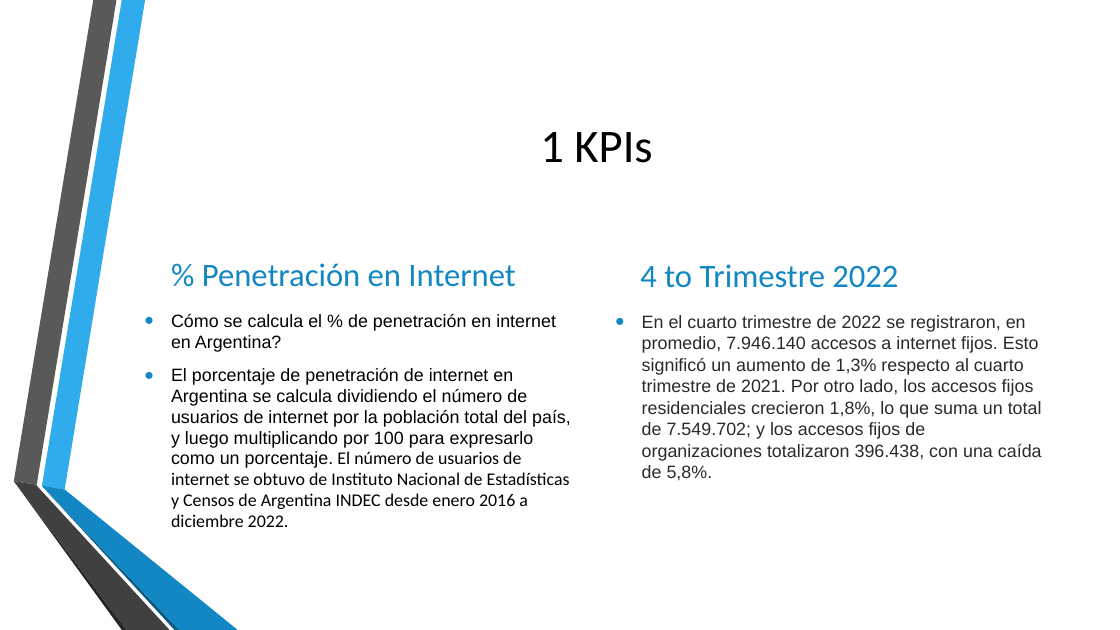
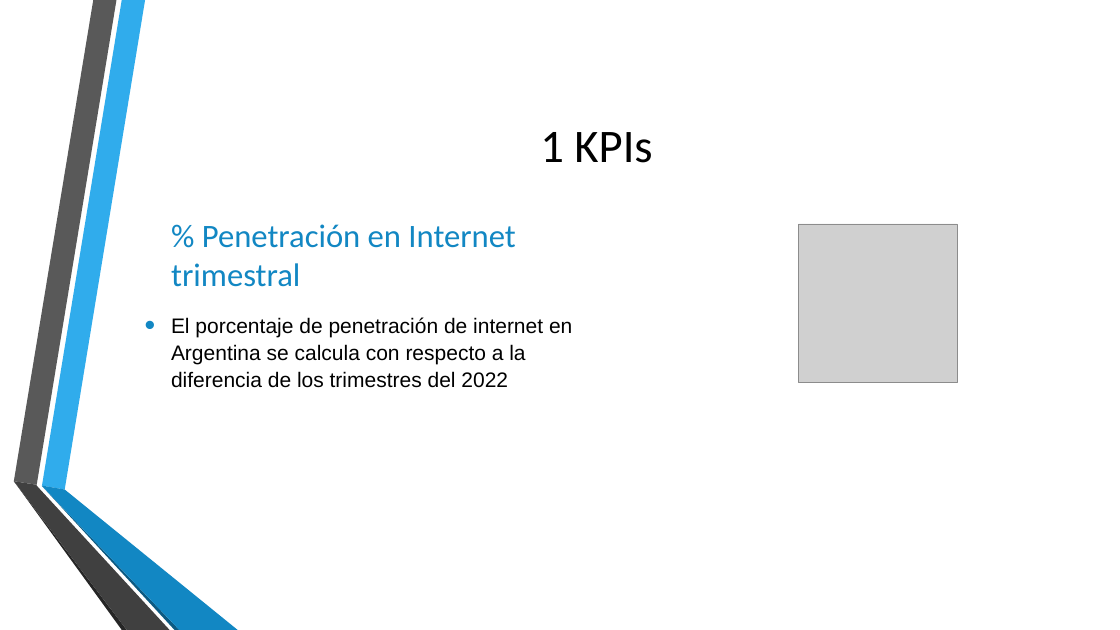
Before and after one commit to QuimeraRios/PI-2Telecomunicaciones, a slide deck: slide 9 of Proyecto Individual Victoria Rios.pptx. Drawn at 1120x630 pixels with LibreOffice and Linux fonts; fonts in the diff are those of the drawing; grey boxes stand for pictures; background and template pictures are left out. Boxes give left, top, right and bottom in pixels: in the first picture for what was removed or moved away, otherwise in the second. Text is boxed around its words. In the diff, an @@ line names an element or a change of style, - is before the commit and + after.

```diff
--- a/Proyecto Individual Victoria Rios.pptx
+++ b/Proyecto Individual Victoria Rios.pptx
@@ text at [171,224,515,287]: text changed @@
-% Penetración en Internet
+% Penetración en Internet trimestral
@@ picture added at [799,224,958,383] @@
@@ text removed at [640,264,898,288] @@
-4 to Trimestre 2022
@@ text at [171,317,572,388]: text changed; size 15.3 to 18 pt @@
-• Cómo se calcula el % de penetración en internet en Argentina?
-• El porcentaje de penetración de internet en Argentina se calcula dividiendo el número de usuarios de internet por la población total del país, y luego multiplicando por 100 para expresarlo como un porcentaje. El número de usuarios de internet se obtuvo de Instituto Nacional de Estadísticas y Censos de Argentina INDEC desde enero 2016 a diciembre 2022.
+• El porcentaje de penetración de internet en Argentina se calcula con respecto a la diferencia de los trimestres del 2022
@@ text removed at [642,315,1042,481] @@
-• En el cuarto trimestre de 2022 se registraron, en promedio, 7.946.140 accesos a internet fijos. Esto significó un aumento de 1,3% respecto al cuarto trimestre de 2021. Por otro lado, los accesos fijos residenciales crecieron 1,8%, lo que suma un total de 7.549.702; y los accesos fijos de organizaciones totalizaron 396.438, con una caída de 5,8%.
```
Also in this commit, not shown: 3 other slides changed, 2 other files.
